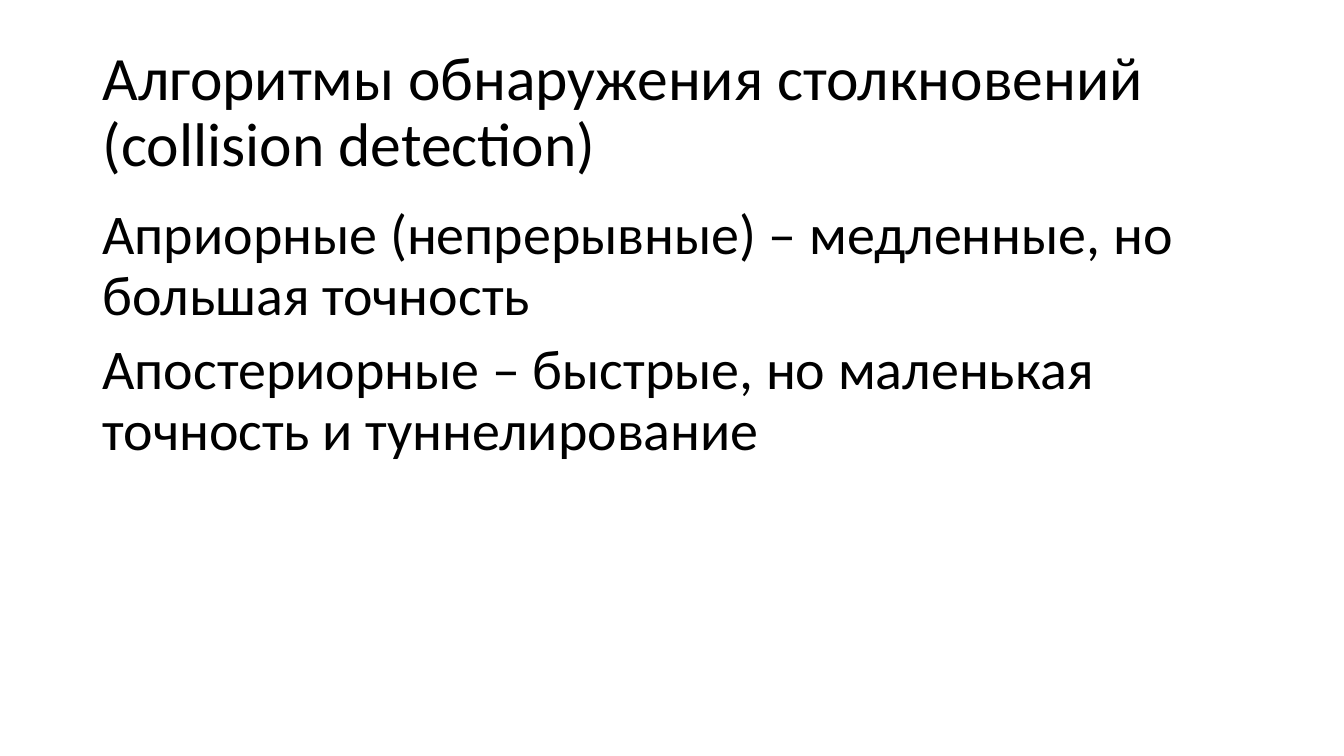
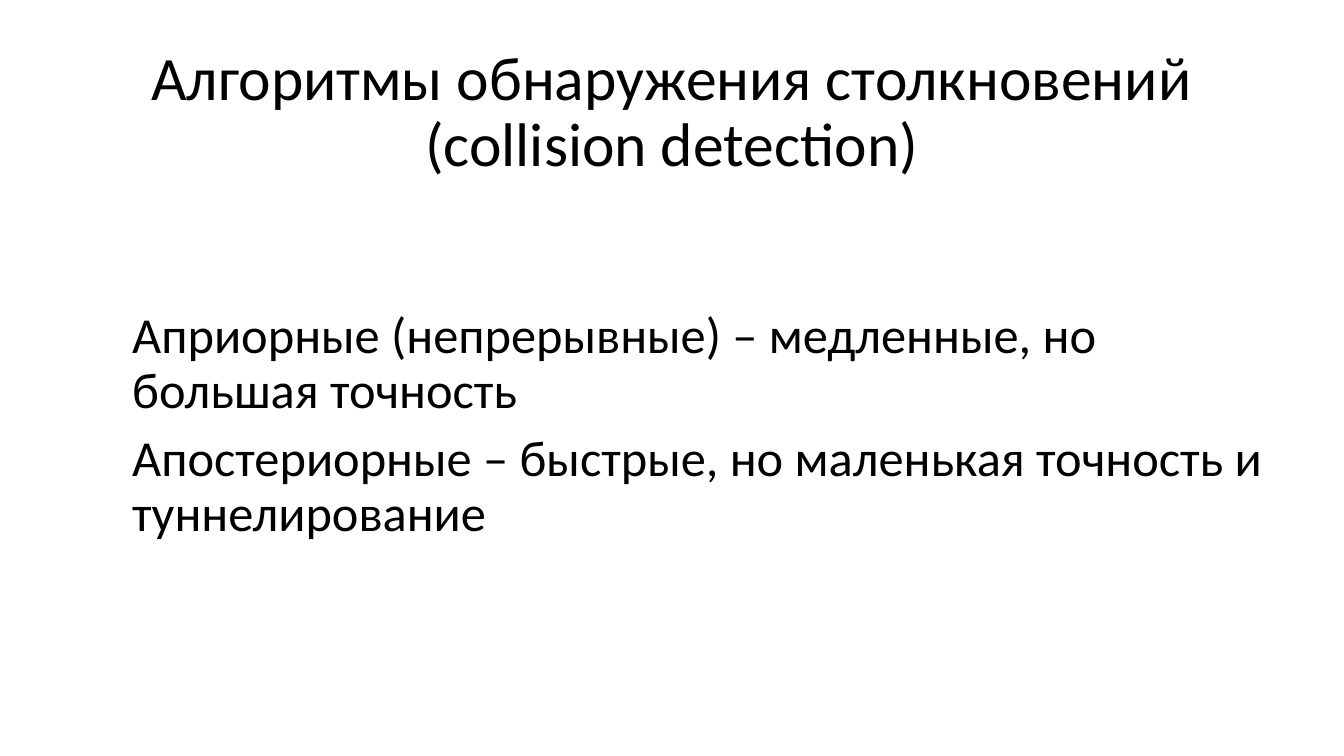
Before and after one commit to NikitaKhalyavin/NIR, a slide deck: slide 9 of семинар2Халявин.pptx. Drawn at 1344x756 pixels with LibreOffice and Linux fonts; fonts in the diff are those of the drawing. Boxes give left, top, right and bottom in pixels: in the first picture for what was removed or moved away, otherwise in the second. Text is boxed around its words. In the diff, an @@ line names an element or a change of style, - is before the commit and + after.

```diff
--- a/семинар2Халявин.pptx
+++ b/семинар2Халявин.pptx
@@ title "Алгоритмы обнаружения столкновений (collision detection)" at [151, 58, 1191, 175]: alignment left to centre @@
@@ text "Априорные (непрерывные) – медленные, но ...": place and size @@
-text "Априорные (непрерывные) – медленные, но ..." at [102, 213, 1172, 459]
+text "Априорные (непрерывные) – медленные, но ..." at [132, 316, 1262, 539]
@@ text "Априорные (непрерывные) – медленные, но ..." at [132, 316, 1262, 539]: size 40 to 36 pt @@
```
Also in this commit, not shown: 14 other slides changed, 3 other files.
